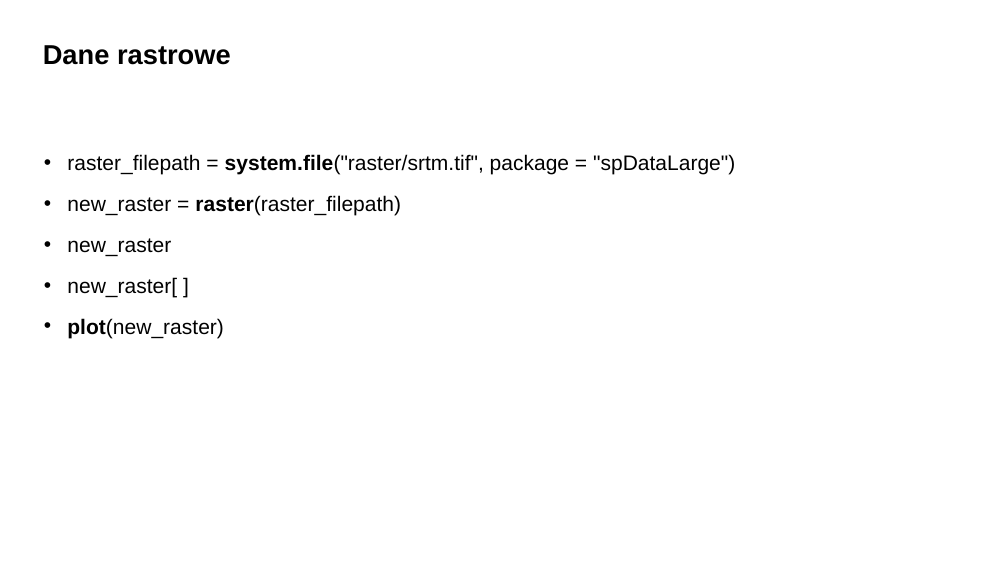
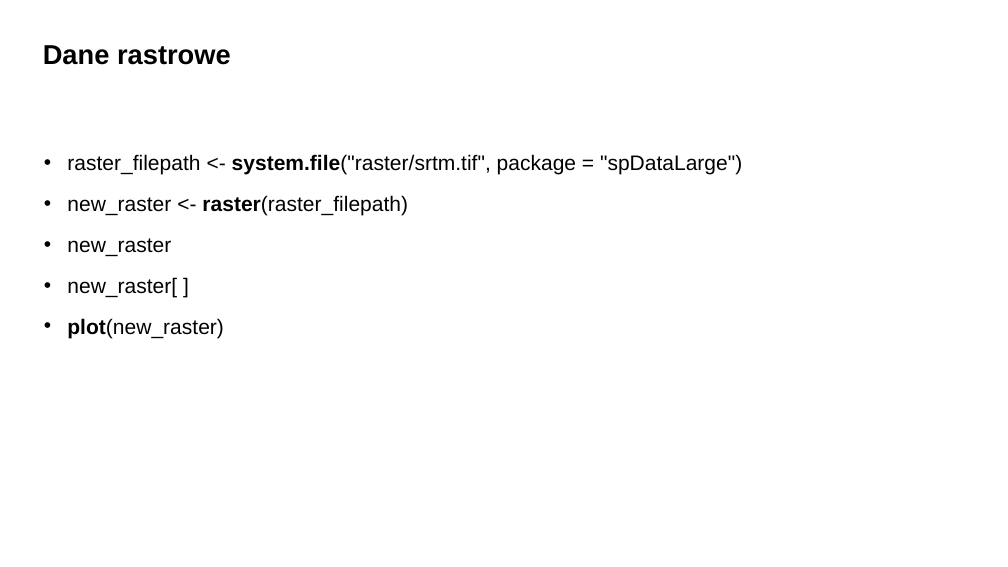
Before and after one commit to dabrowskia/ADP2020, a slide deck: slide 15 of presentations/Analiza danych przestrzennych 01.pptx. Drawn at 1008x567 pixels with LibreOffice and Linux fonts; fonts in the diff are those of the drawing; background and template pictures are left out. Boxes give left, top, right and bottom in pixels: in the first picture for what was removed or moved away, otherwise in the second. Text is boxed around its words. In the diff, an @@ line names an element or a change of style, - is before the commit and + after.

```diff
--- a/presentations/Analiza danych przestrzennych 01.pptx
+++ b/presentations/Analiza danych przestrzennych 01.pptx
@@ text at (67,154,742,215): text changed @@
-• raster_filepath = system.file("raster/srtm.tif", package = "spDataLarge")
-• new_raster = raster(raster_filepath)
+• raster_filepath <- system.file("raster/srtm.tif", package = "spDataLarge")
+• new_raster <- raster(raster_filepath)
```
Also in this commit, not shown: 1 other slide changed, 2 other files.
